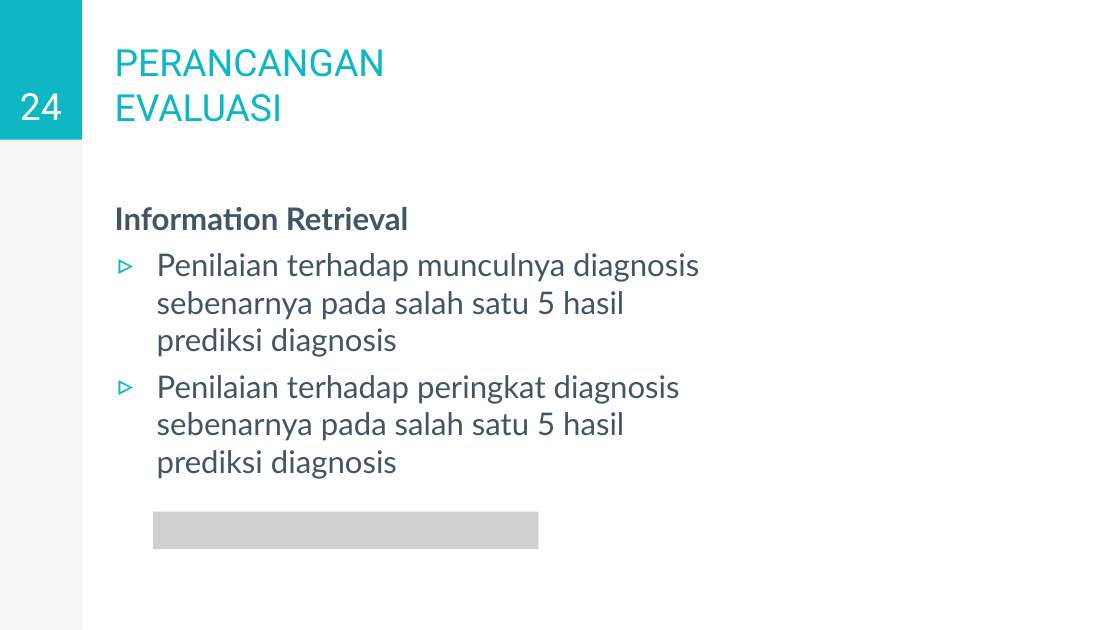
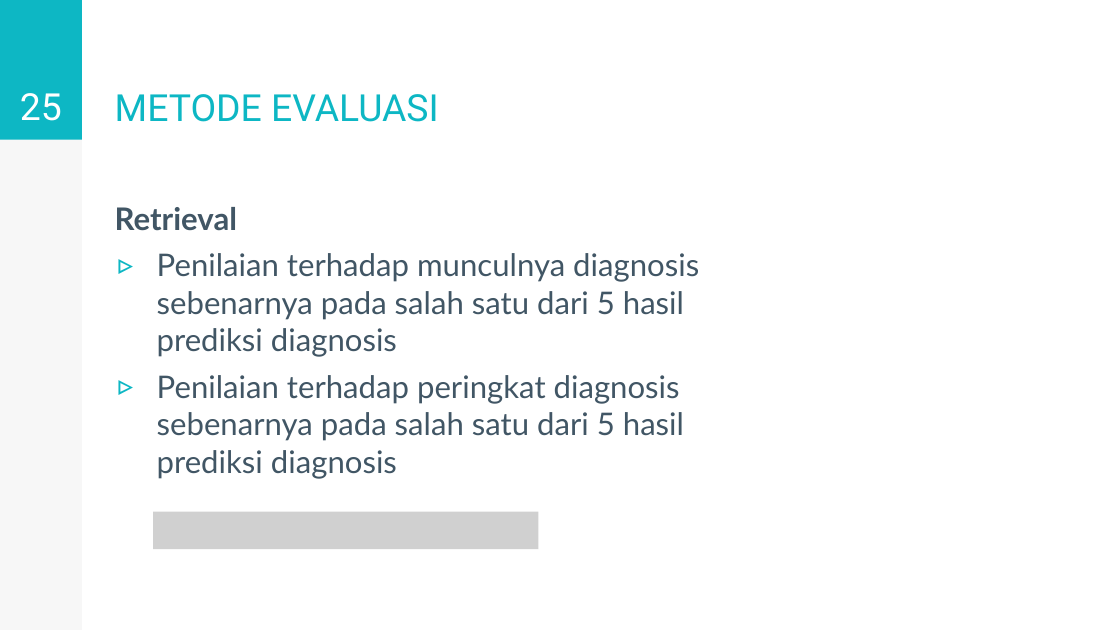
Before and after one commit to kevinfachreza/TugasAkhir, a slide deck: slide 25 of PPT/5114100128-v1.0.pptx (slide 24 before the commit). Drawn at 1120x630 pixels with LibreOffice and Linux fonts; fonts in the diff are those of the drawing; grey boxes stand for pictures. Boxes give left, top, right and bottom in pixels: in the first picture for what was removed or moved away, otherwise in the second. Text is boxed around its words. In the diff, an @@ line names an element or a change of style, - is before the commit and + after.

```diff
--- a/PPT/5114100128-v1.0.pptx
+++ b/PPT/5114100128-v1.0.pptx
@@ page number at box(20, 93, 62, 121): text changed @@
-24
+25
@@ title at box(115, 94, 439, 122): text changed @@
-PERANCANGAN EVALUASI
+METODE EVALUASI
@@ text at box(115, 207, 699, 478): text changed @@
-Information Retrieval
-▹ Penilaian terhadap munculnya diagnosis sebenarnya pada salah satu 5 hasil prediksi diagnosis
-▹ Penilaian terhadap peringkat diagnosis sebenarnya pada salah satu 5 hasil prediksi diagnosis
+Retrieval
+▹ Penilaian terhadap munculnya diagnosis sebenarnya pada salah satu dari 5 hasil prediksi diagnosis
+▹ Penilaian terhadap peringkat diagnosis sebenarnya pada salah satu dari 5 hasil prediksi diagnosis
```
Also in this commit, not shown: 16 other slides changed, 36 slides added, 11 other files.
